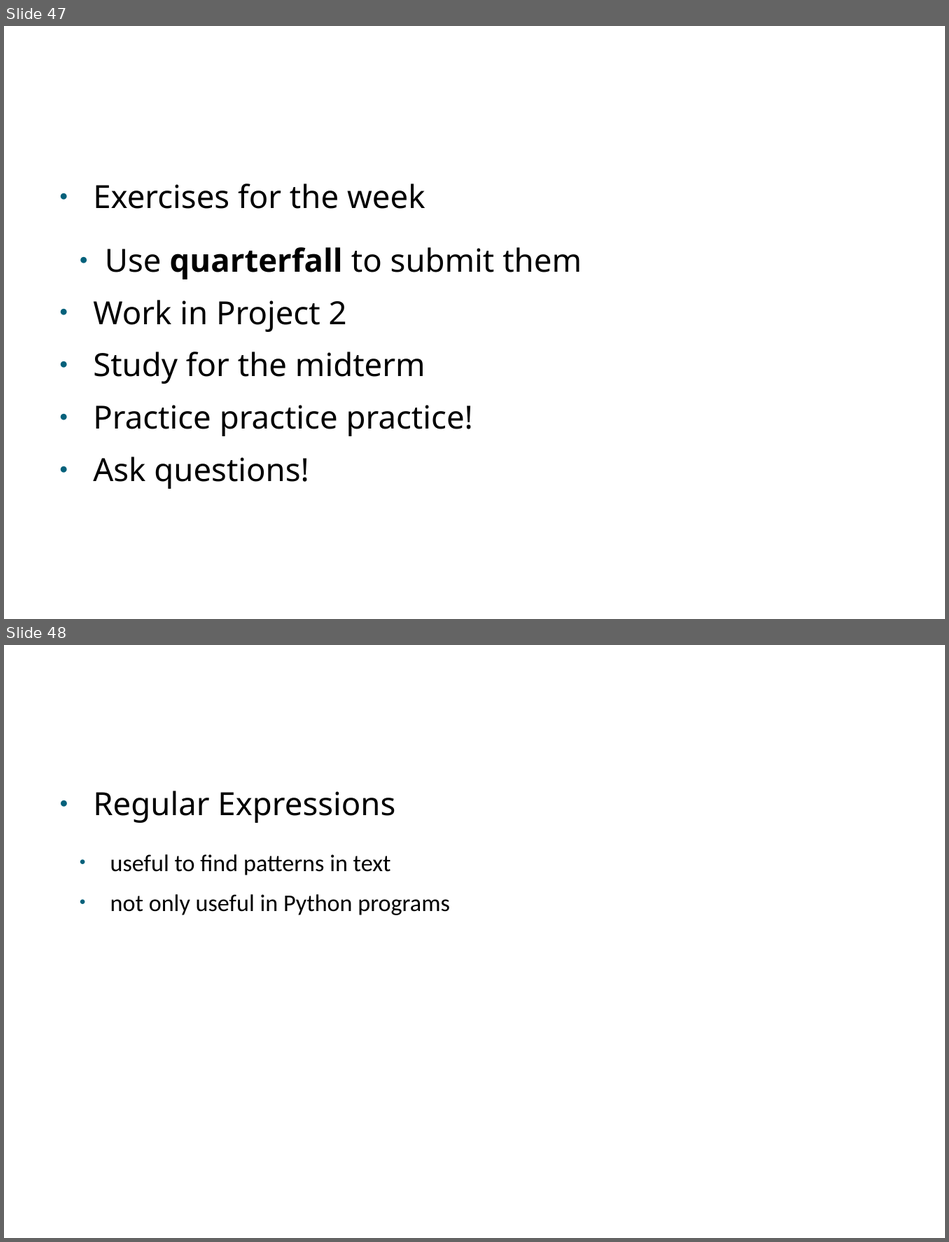
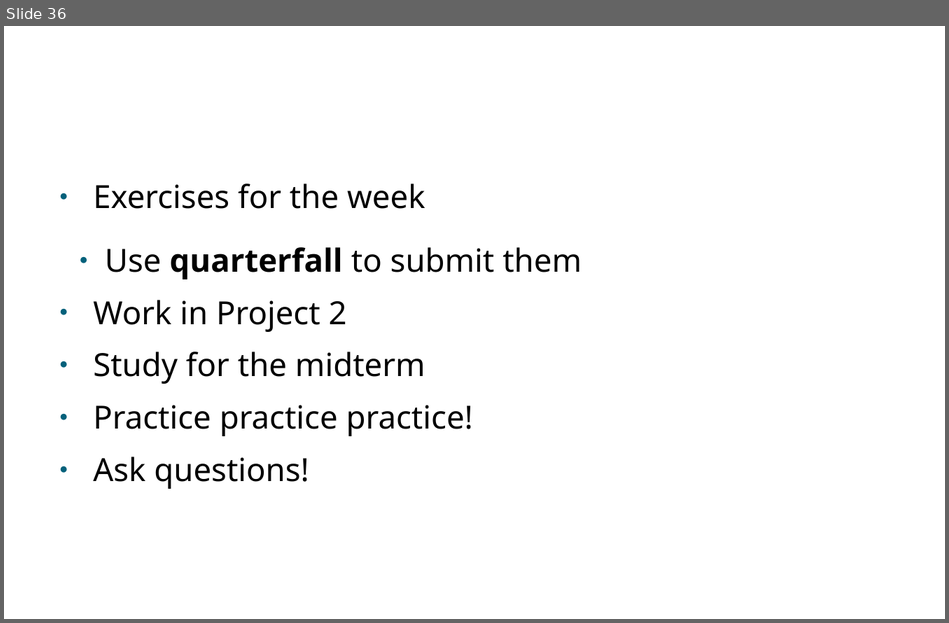
Before and after one commit to PabloMosUU/UssPython, a slide deck: LectureNotes/Module10/10 CRISP-DM and Data Science Libraries presentation.odp. Shown one above the other, each under a label of ours: slides 47 and 48 before the commit, slide 36 after it. The pictures are 949x1242 and 949x623 pixels, drawn with LibreOffice and Linux fonts; fonts in the diff are those of the drawing; background and template pictures are left out. Boxes give left, top, right and bottom in pixels: in the first picture for what was removed or moved away, otherwise in the second. Text is boxed around its words. In the diff, an @@ line names an element or a change of style, - is before the commit and + after.

```diff
--- a/LectureNotes/Module10/10 CRISP-DM and Data Science Libraries presentation.odp
+++ b/LectureNotes/Module10/10 CRISP-DM and Data Science Libraries presentation.odp
@@ slide 48 removed at [4, 645, 945, 1238], background picture (left out) @@
@@ title removed at [52, 669, 898, 767] @@
-Next lecture
@@ text removed at [93, 791, 450, 915] @@
-● Regular Expressions
-  ● useful to find patterns in text
-  ● not only useful in Python programs
@@ what was slide 47 is now slide 36 @@
```
Also in this commit, not shown: 3 slides changed, 10 other slides removed, 3 other files.
